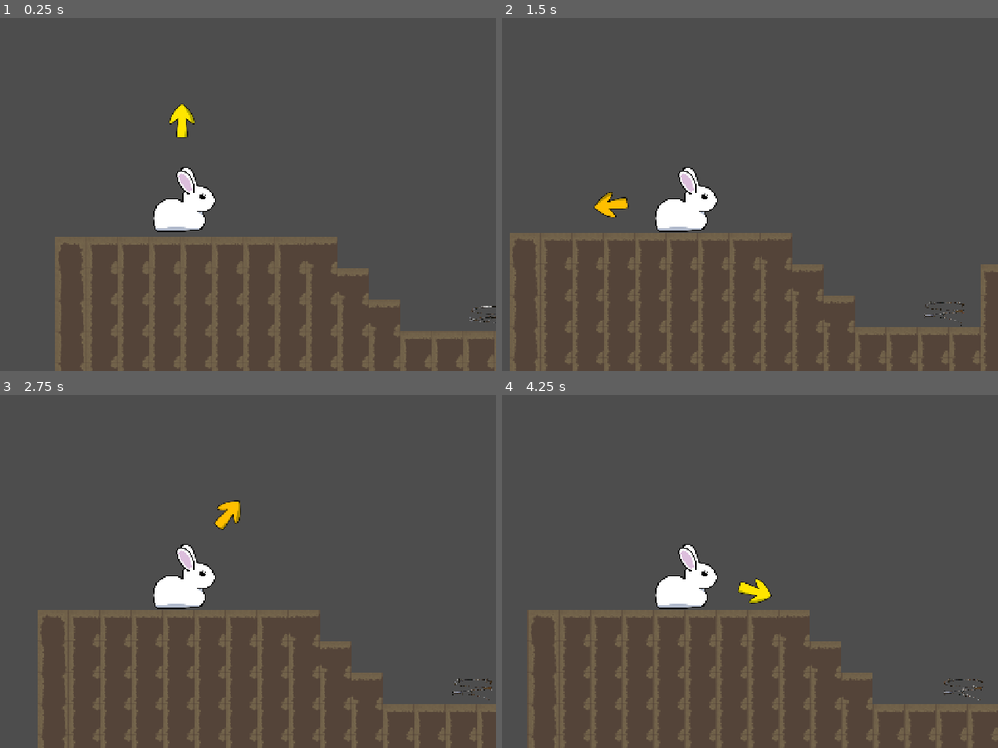
Above: before the commit, frames 1-4 (two rows, left to right).
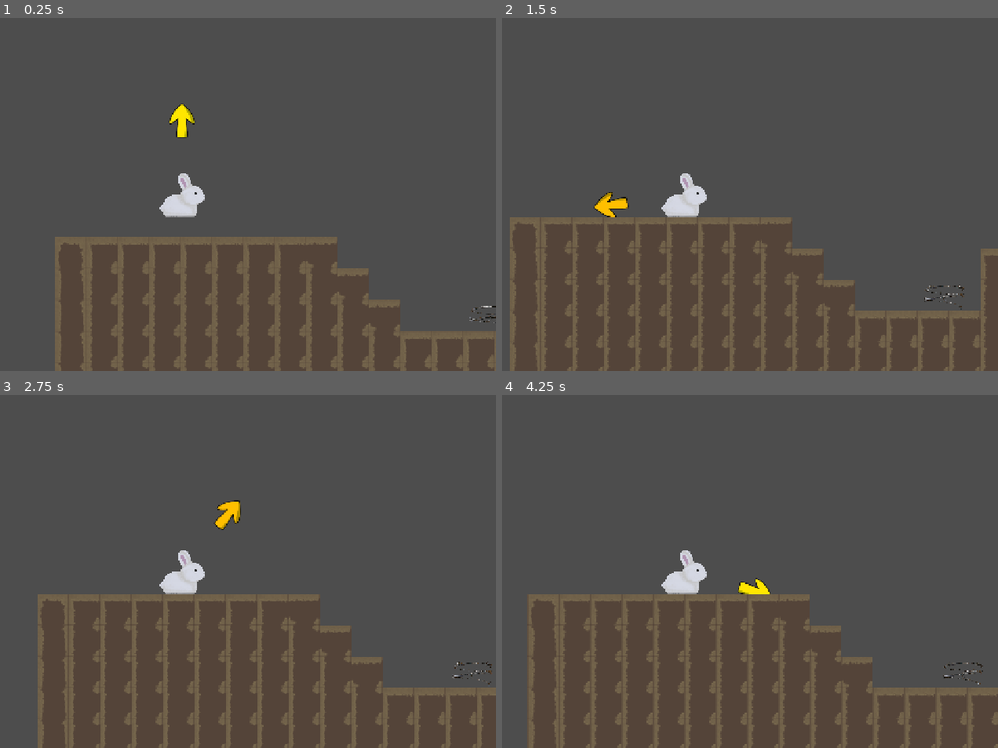
Above: after the commit, the same moments.

Repository: kaskadiia/haven-jam
Game: Godot game, scene res://scenes/game.tscn
Two runs of this game, one before a commit and one after it. Both use one fixed random seed, a clock stepped at 60 frames per second and the inputs below.
Inputs (mouse positions are in pixels of both pictures, inside the frame that each line leads up to):
- Up to frame 1 (0.25 s): no input
- Up to frame 2 (1.5 s): move the mouse to (824, 176) at 0.52 s; tap Z (charge) at 0.6, 1.35 s; click (824, 176) at 0.77 s; move the mouse to (556, 212) at 1.27 s
- Up to frame 3 (2.75 s): click (54, 589) at 1.52 s; move the mouse to (243, 493) at 2.02 s; tap Z (charge) at 2.1 s
- Up to frame 4 (4.25 s): move the mouse to (650, 642) at 2.77 s; tap Z (charge) at 2.85, 3.6 s; click (650, 642) at 3.02 s; move the mouse to (874, 624) at 3.52 s; click (874, 624) at 3.77 s

The runs differ from the first frame. In frame 1, 1.4% of the frame differs, in the area x 30-44%, y 42-61%; in frame 2, 7.5%, in the area x 1-100%, y 42-100%; in frame 3, 7.1%; in frame 4, 7.4%.

Commit message:
Add animated bunny sprite

Diff:
--- a/scenes/player.tscn
+++ b/scenes/player.tscn
@@ -1,12 +1,27 @@
 [gd_scene format=3 uid="uid://cpsearjfiykcg"]
 
 [ext_resource type="Script" uid="uid://b4xrkuo0jo831" path="res://scripts/player.gd" id="1_g2els"]
-[ext_resource type="Texture2D" uid="uid://dcqb3815i83wb" path="res://assets/Bunny.png" id="2_g2els"]
+[ext_resource type="Texture2D" uid="uid://4sig7hw247jp" path="res://assets/bunny1.png" id="2_dqkch"]
 [ext_resource type="Texture2D" uid="uid://bji6qw6cnubyp" path="res://assets/Arrow.png" id="3_qhqgy"]
+[ext_resource type="Texture2D" uid="uid://qm0yqkxmdvwe" path="res://assets/bunny2.png" id="3_qlg0r"]
 
 [sub_resource type="CapsuleShape2D" id="CapsuleShape2D_rjr5b"]
-radius = 67.0
-height = 134.0
+radius = 45.0
+height = 90.0
+
+[sub_resource type="SpriteFrames" id="SpriteFrames_tgbg3"]
+animations = [{
+"frames": [{
+"duration": 1.0,
+"texture": ExtResource("2_dqkch")
+}, {
+"duration": 1.0,
+"texture": ExtResource("3_qlg0r")
+}],
+"loop": 1,
+"name": &"default",
+"speed": 1.0
+}]
 
 [node name="Player" type="CharacterBody2D" unique_id=412430487]
 script = ExtResource("1_g2els")
@@ -14,15 +29,14 @@
 [node name="hitbox" type="Area2D" parent="." unique_id=294114216]
 
 [node name="CollisionShape2D" type="CollisionShape2D" parent="hitbox" unique_id=285970708]
-position = Vector2(2, 11)
 shape = SubResource("CapsuleShape2D_rjr5b")
 
-[node name="Sprite" type="Sprite2D" parent="." unique_id=371381960]
+[node name="Sprite" type="AnimatedSprite2D" parent="." unique_id=766912082]
 scale = Vector2(0.2, 0.2)
-texture = ExtResource("2_g2els")
+sprite_frames = SubResource("SpriteFrames_tgbg3")
+frame_progress = 0.8095
 
 [node name="CollisionShape2D" type="CollisionShape2D" parent="." unique_id=350491677]
-position = Vector2(2, 11)
 shape = SubResource("CapsuleShape2D_rjr5b")
 
 [node name="Indicator" type="Sprite2D" parent="." unique_id=1525900056]
Binary file removed: assets/Bunny.png
Binary file added: assets/bunny1.png
Not shown, added: assets/bunny1.png.import
Binary file added: assets/bunny2.png
Not shown, changed: assets/bunny2.png.import
